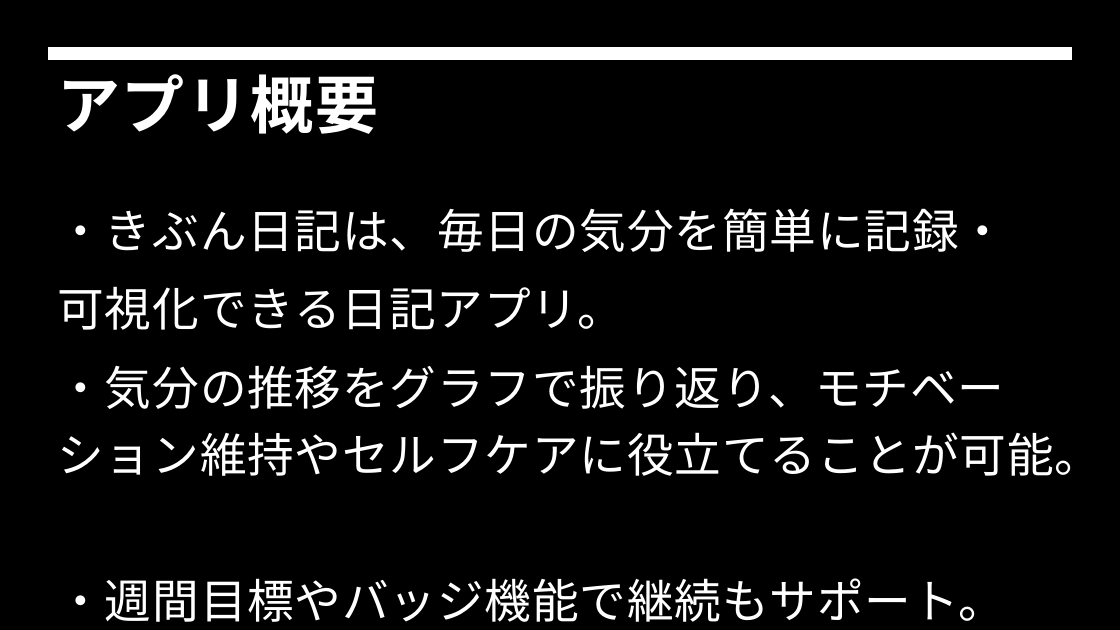
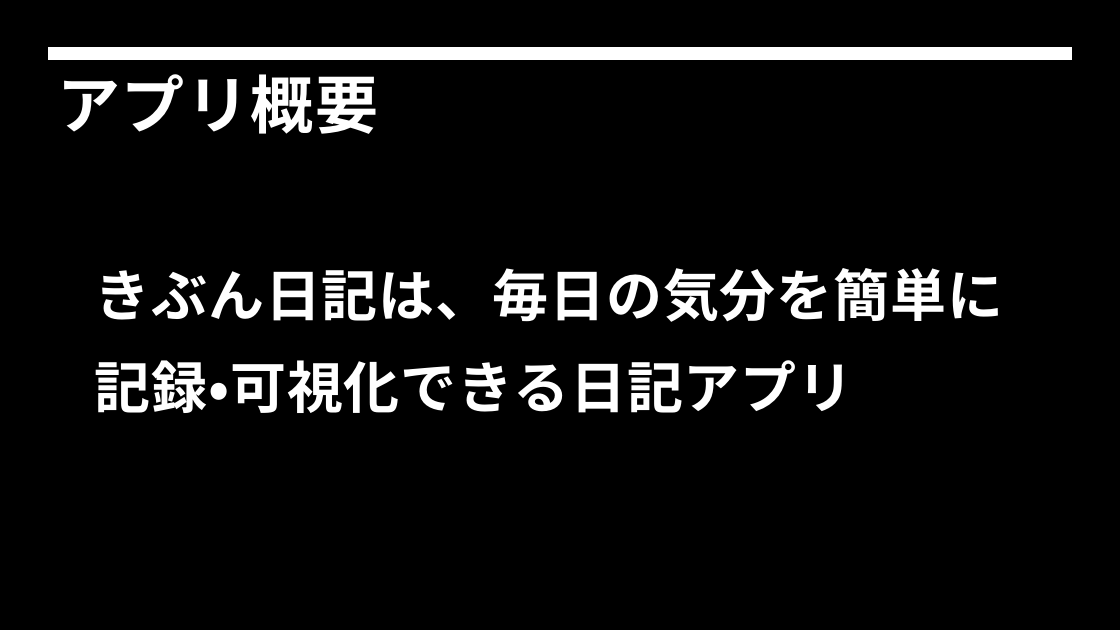
Before and after one commit to Haru62129/flutterapp, a slide deck: slide 2 of Flutter.pptx. Drawn at 1120x630 pixels with LibreOffice and Linux fonts; fonts in the diff are those of the drawing; background and template pictures are left out. Boxes give left, top, right and bottom in pixels: in the first picture for what was removed or moved away, otherwise in the second. Text is boxed around its words. In the diff, an @@ line names an element or a change of style, - is before the commit and + after.

```diff
--- a/Flutter.pptx
+++ b/Flutter.pptx
@@ text at (x1=95, y1=268, x2=1004, y2=413): text changed; size 40 to 48 pt; font Noto Sans CJK JP to Arial; bold on @@
-・きぶん日記は、毎日の気分を簡単に記録・
-可視化できる日記アプリ。
-・気分の推移をグラフで振り返り、モチベーション維持やセルフケアに役立てることが可能。
-・週間目標やバッジ機能で継続もサポート。
+きぶん日記は、毎日の気分を簡単に
+記録・可視化できる日記アプリ
```
Also in this commit, not shown: 7 other slides changed, 1 slide added.
